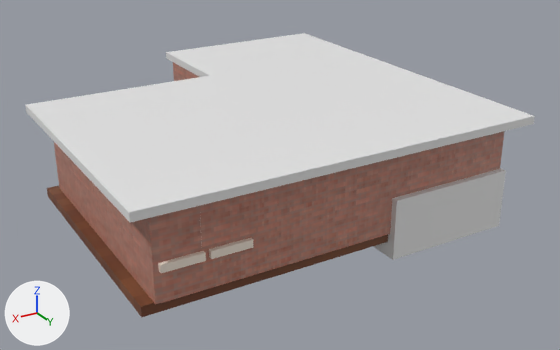
A saved change to the FBX model Assets/Models/House.fbx.
Rendered twice from a 50 mm camera at (15.13, 13.74, 9.18) aimed at (4.37, -4.19, 0.21). The axes (+X, +Y, +Z) are drawn at lower left. The lights are the same throughout. Where no turn or scale is listed for an object, it has been applied to the vertices. Vertices at the same position are counted once.

In view in the first picture: 'Ceiling', 'Floor', 'Room', 'Window', 'Window.001', 'counter/sink', 'window hole 1', 'window hole 2'.
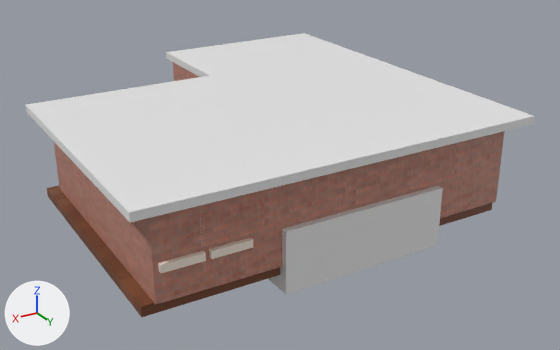
Patch to the scene script:
```diff
--- a/Assets/Models/House.fbx.py
+++ b/Assets/Models/House.fbx.py
@@ me_cube_002 @@
 me_cube_002.from_pydata(...)  # 50 vertices, 47 faces; spans x -6.79..-3.03, y -1.26..0.41, z -2.25..-0.56
 # used by ob_counter_sink; location = (6.69, -0.15, 1.57)
+# me_cube_002 part 1: all 12 vertices in x -3.07..-3.03, y -1.26..0.41, z -2.25..-0.58 are moved by (0.96, 0.0, 0.0)
 me_cube_002.materials.append(mat_material_002)
@@ ob_counter_sink @@
 ob_counter_sink = bpy.data.objects.new('counter/sink', me_cube_002)
-ob_counter_sink.location = (6.69, -0.15, 1.57)
+ob_counter_sink.location = (8.95, -0.15, 1.57)
```

Location of each change, [x1, y1, x2, y2] in pixels of the pictures (560 x 350 px; the box of a moved part takes in the faces that stretch with it):
'counter/sink', reshaped, moved (31% wider, 17% taller): before [373, 168, 506, 260]; after [268, 186, 443, 294]
part 1 of me_cube_002, moved or reshaped: before [373, 186, 443, 260]; after [268, 205, 373, 294]
